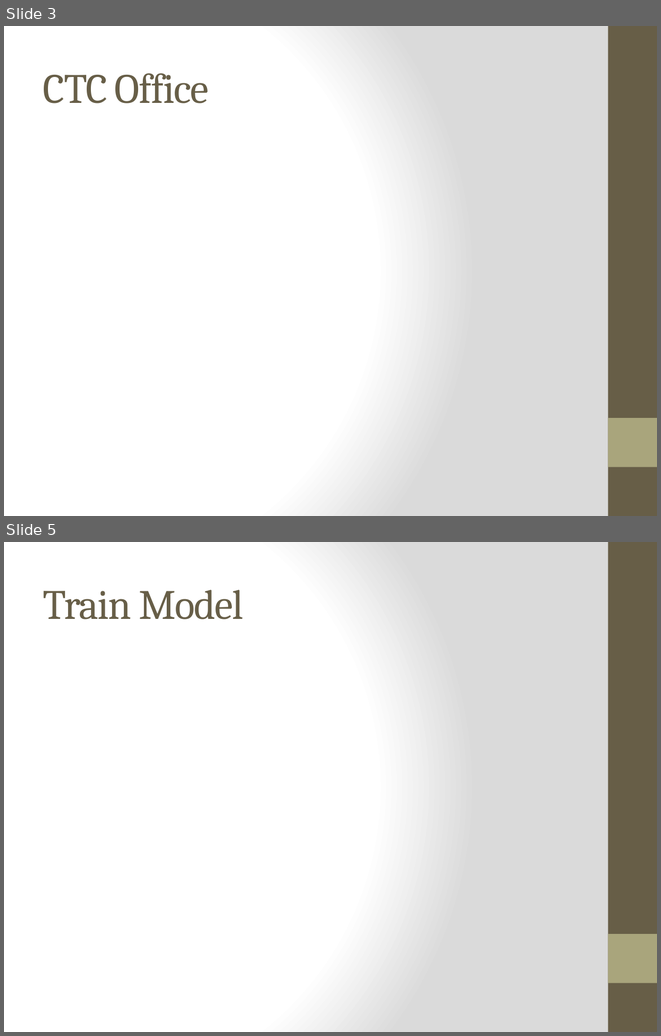
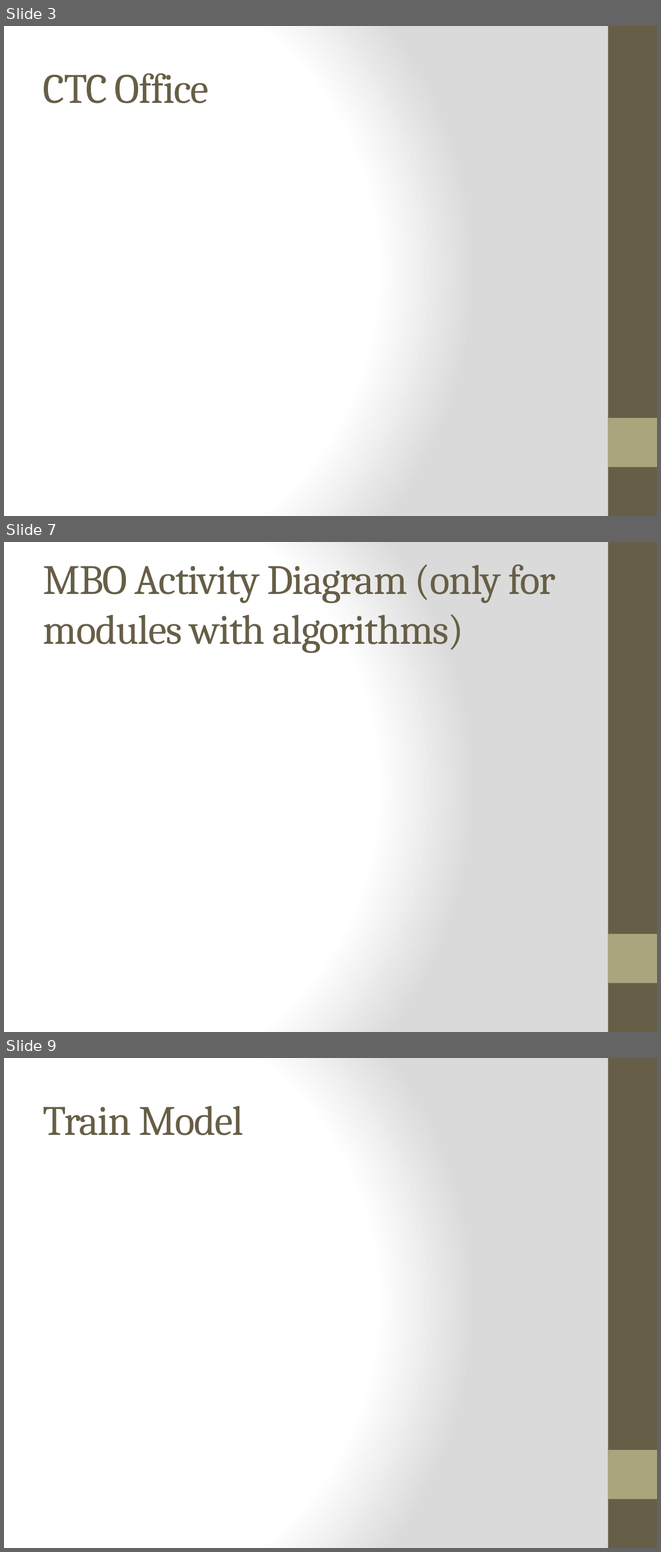
Before and after one commit to meylingtaing/COE1186, a slide deck: Design Review/Design Review.pptx. Shown one above the other, each under a label of ours: slides 3 and 5 before the commit, slides 3, 7 and 9 after it; the slides between them are not shown. The pictures are 661x1036 and 661x1552 pixels, drawn with LibreOffice and Linux fonts; fonts in the diff are those of the drawing. Boxes give left, top, right and bottom in pixels: in the first picture for what was removed or moved away, otherwise in the second. Text is boxed around its words. In the diff, an @@ line names an element or a change of style, - is before the commit and + after.

```diff
--- a/Design Review/Design Review.pptx
+++ b/Design Review/Design Review.pptx
@@ slide 7 added at [4, 542, 657, 1032], background gradient #FFFFFF to #DADADA; not listed: 2 template elements that a slide beside it also shows @@
@@ title added at [43, 564, 555, 653], 46 pt, text #675E47 @@
+MBO Activity Diagram (only for modules with algorithms)
@@ what was slide 5 is now slide 9 @@
```
Also in this commit, not shown: 1 slide changed, 3 other slides added.
